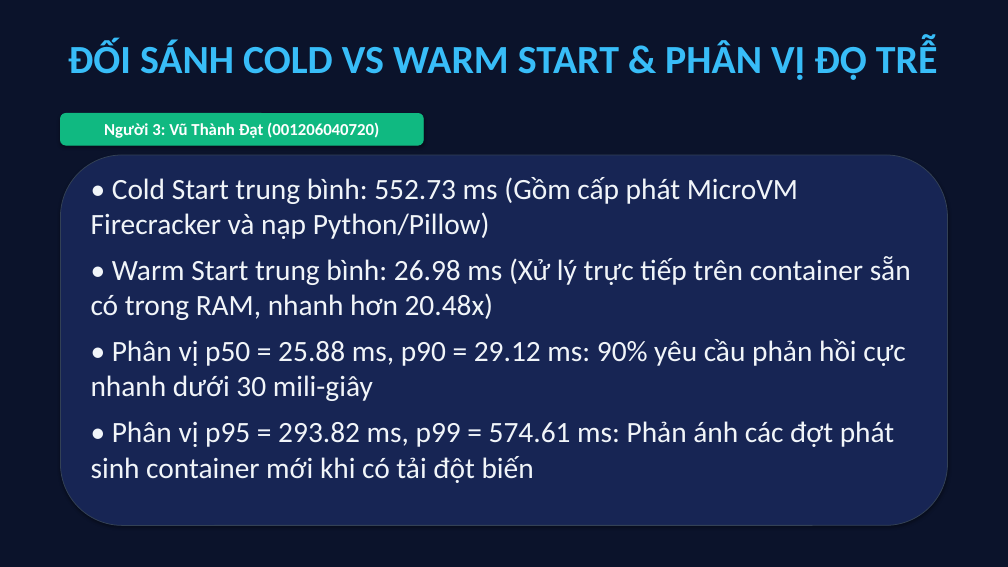
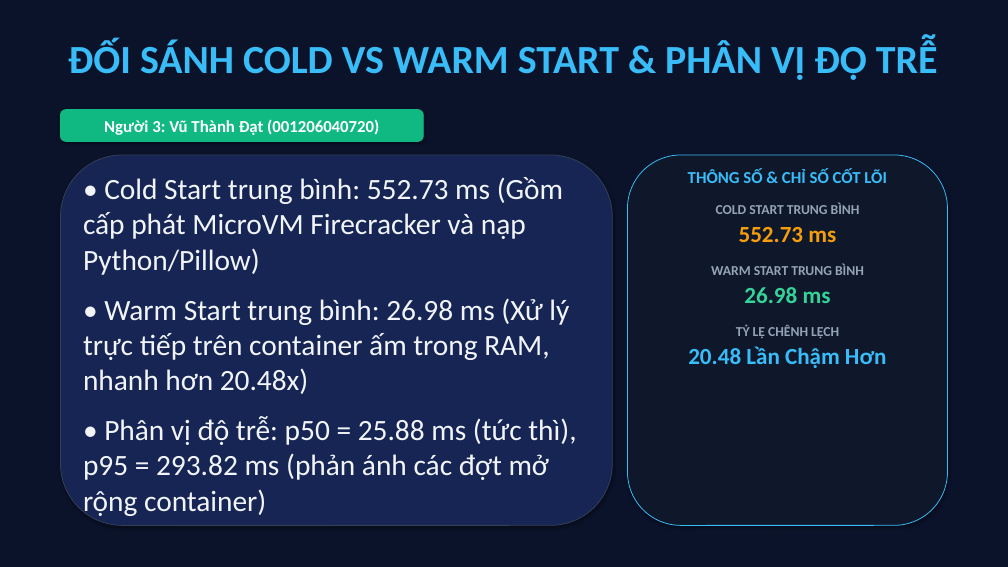
Before and after one commit to datdanghoccode/DTDM_XuLyAnh_Serverless, a slide deck: slide 10 of docs/DTDM_ThuyetTrinh_DeTai9.pptx. Drawn at 1008x567 pixels with LibreOffice and Linux fonts; fonts in the diff are those of the drawing. Boxes give left, top, right and bottom in pixels: in the first picture for what was removed or moved away, otherwise in the second. Text is boxed around its words. In the diff, an @@ line names an element or a change of style, - is before the commit and + after.

Commit message:
docs: cap nhat 13 slide bo cuc 2 cot font Title 38pt Content 28pt kem card so lieu

```diff
--- a/docs/DTDM_ThuyetTrinh_DeTai9.pptx
+++ b/docs/DTDM_ThuyetTrinh_DeTai9.pptx
@@ rounded rectangle "Người 3: Vũ Thành Đạt ...": place and size @@
-rounded rectangle "Người 3: Vũ Thành Đạt ..." at box(60, 113, 423, 145)
+rounded rectangle "Người 3: Vũ Thành Đạt ..." at box(60, 110, 423, 141)
@@ rounded rectangle: place and size @@
-rounded rectangle at box(60, 155, 948, 526)
+rounded rectangle at box(60, 155, 613, 526)
@@ text "• Cold Start trung bình: ...": place and size @@
-text "• Cold Start trung bình: ..." at box(91, 177, 911, 483)
+text "• Cold Start trung bình: ..." at box(83, 177, 576, 518)
@@ text at box(83, 177, 563, 275): more space between paragraphs @@
@@ rounded rectangle added at box(628, 155, 948, 526), fill #0F172A, outline #38BDF8 0.75 pt @@
@@ text added at box(688, 169, 887, 368), 13 pt, text #94A3B8, bold @@
+THÔNG SỐ & CHỈ SỐ CỐT LÕI
+COLD START TRUNG BÌNH
+552.73 ms
+WARM START TRUNG BÌNH
+26.98 ms
+TỶ LỆ CHÊNH LỆCH
+20.48 Lần Chậm Hơn
@@ text at box(83, 298, 576, 518): text changed @@
-• Warm Start trung bình: 26.98 ms (Xử lý trực tiếp trên container sẵn có trong RAM, nhanh hơn 20.48x)
-• Phân vị p50 = 25.88 ms, p90 = 29.12 ms: 90% yêu cầu phản hồi cực nhanh dưới 30 mili-giây
-• Phân vị p95 = 293.82 ms, p99 = 574.61 ms: Phản ánh các đợt phát sinh container mới khi có tải đột biến
+• Warm Start trung bình: 26.98 ms (Xử lý trực tiếp trên container ấm trong RAM, nhanh hơn 20.48x)
+• Phân vị độ trễ: p50 = 25.88 ms (tức thì), p95 = 293.82 ms (phản ánh các đợt mở rộng container)
```
Also in this commit, not shown: 11 other slides changed.
